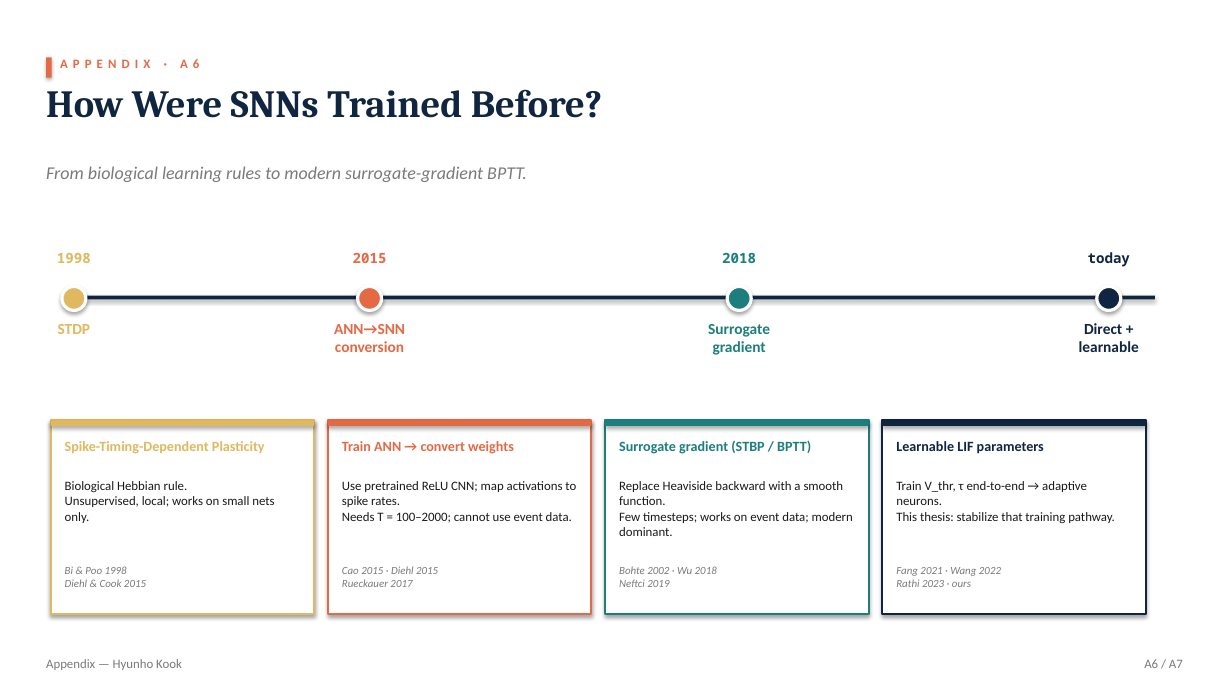
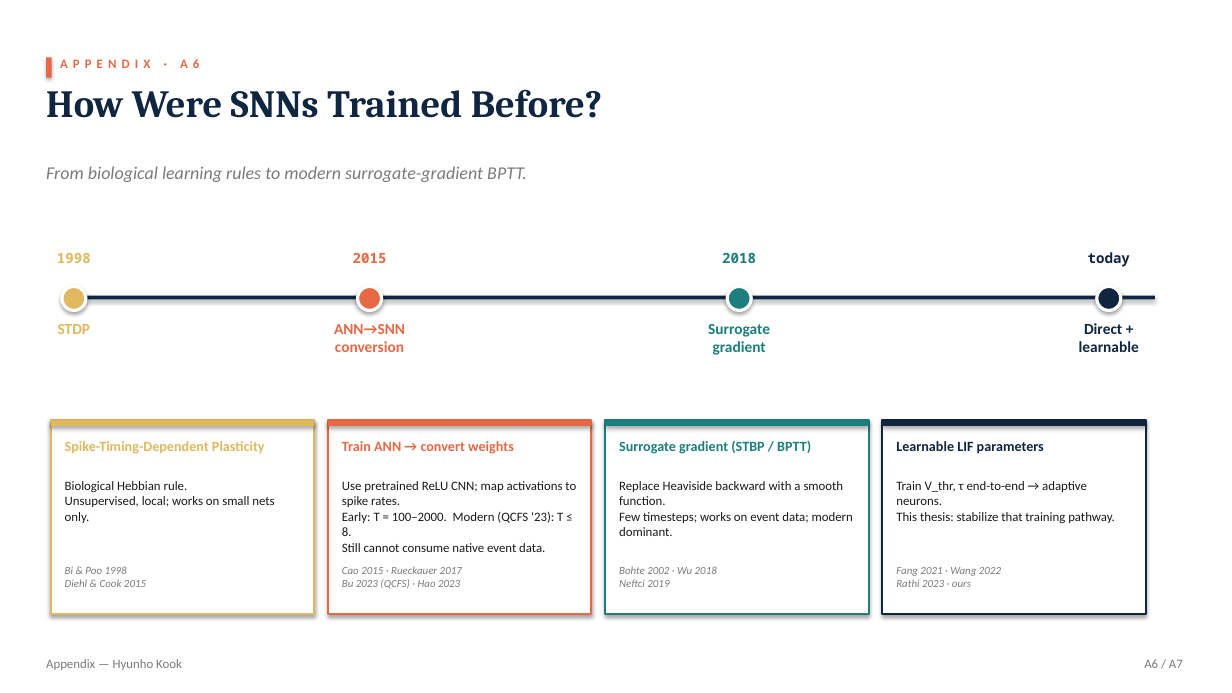
Before and after one commit to kookhh0827/POSTECH_thesis_template_latex, a slide deck: slide 27 of Hyunho_Kook_Master_Defense.pptx. Drawn at 1232x693 pixels with LibreOffice and Linux fonts; fonts in the diff are those of the drawing. Boxes give left, top, right and bottom in pixels: in the first picture for what was removed or moved away, otherwise in the second. Text is boxed around its words. In the diff, an @@ line names an element or a change of style, - is before the commit and + after.

```diff
--- a/Hyunho_Kook_Master_Defense.pptx
+++ b/Hyunho_Kook_Master_Defense.pptx
@@ text at <box>342,481,576,552</box>: text changed @@
-Use pretrained ReLU CNN; map activations to spike rates.
-Needs T = 100–2000; cannot use event data.
+Use pretrained ReLU CNN; map activations to spike rates.
+Early: T = 100–2000. Modern (QCFS '23): T ≤ 8.
+Still cannot consume native event data.
@@ text at <box>342,567,462,589</box>: text changed @@
-Cao 2015 · Diehl 2015
-Rueckauer 2017
+Cao 2015 · Rueckauer 2017
+Bu 2023 (QCFS) · Hao 2023
```
Also in this commit, not shown: 5 other slides changed, 2 other files.
